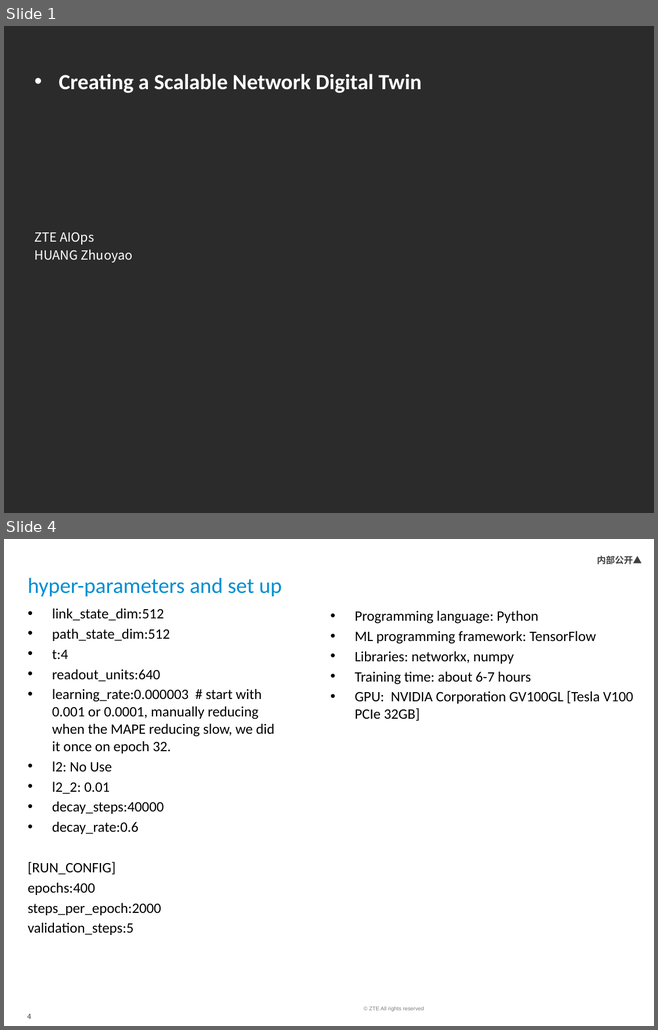
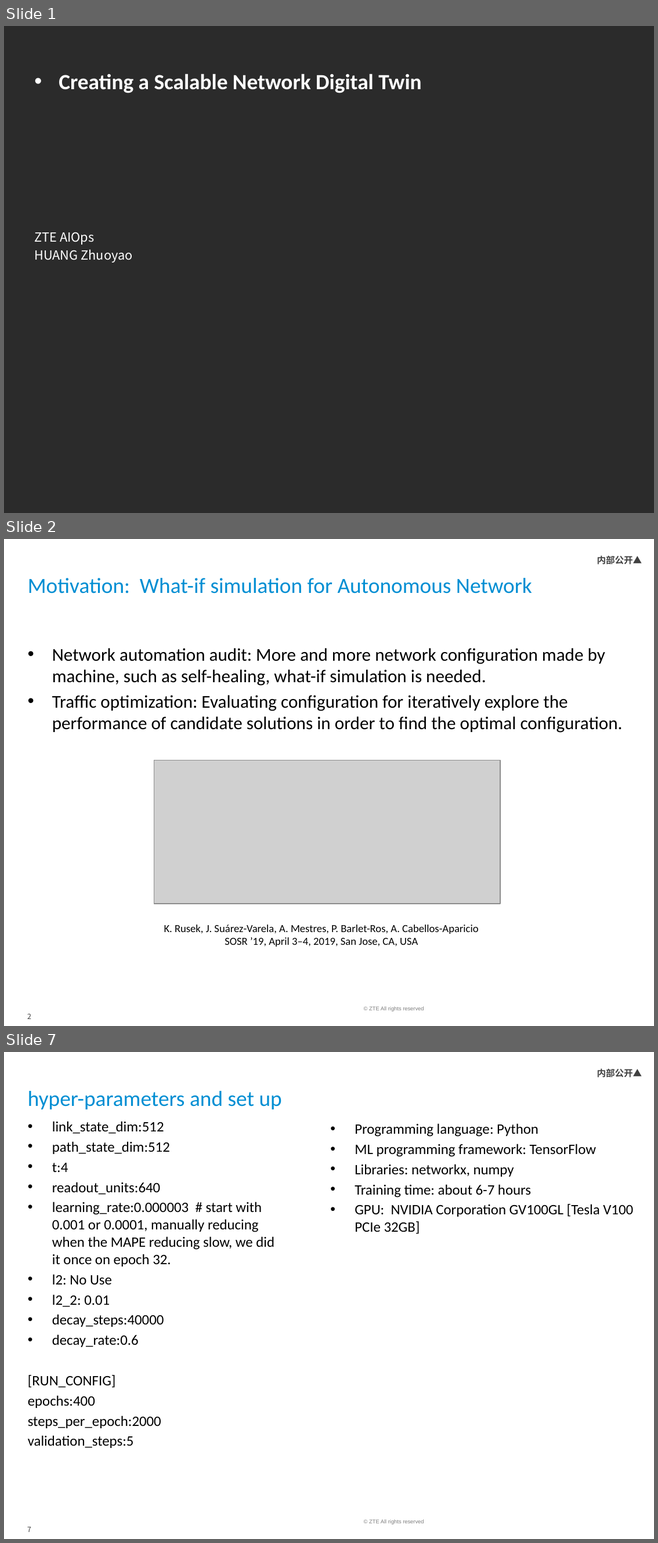
Before and after one commit to ITU-AI-ML-in-5G-Challenge/Graph-Neural-Networking-Challenge-2021-team-ZTE-AiOps, a slide deck: doc/solution from ZTE AIOps.pptx. Shown one above the other, each under a label of ours: slides 1 and 4 before the commit, slides 1, 2 and 7 after it; the slides between them are not shown. The pictures are 658x1030 and 658x1543 pixels, drawn with LibreOffice and Linux fonts; fonts in the diff are those of the drawing; grey boxes stand for pictures; background and template pictures are left out; a plain dark background stands for a picture behind light text. Boxes give left, top, right and bottom in pixels: in the first picture for what was removed or moved away, otherwise in the second. Text is boxed around its words. In the diff, an @@ line names an element or a change of style, - is before the commit and + after.

```diff
--- a/doc/solution from ZTE AIOps.pptx
+++ b/doc/solution from ZTE AIOps.pptx
@@ slide 2 added at (4,539,654,1026), background #FFFFFF; not listed: 3 template elements that a slide beside it also shows @@
@@ title added at (28,578,532,594), 24 pt, text #008ED3 @@
+Motivation: What-if simulation for Autonomous Network
@@ text added at (52,648,622,733), 20 pt, text #000000 @@
+• Network automation audit: More and more network configuration made by machine, such as self-healing, what-if simulation is needed.
+• Traffic optimization: Evaluating configuration for iteratively explore the performance of candidate solutions in order to find the optimal configuration.
@@ picture added at (154,761,500,904) @@
@@ text added at (164,925,478,947), 12 pt, text #000000 @@
+K. Rusek, J. Suárez-Varela, A. Mestres, P. Barlet-Ros, A. Cabellos-Aparicio
+SOSR ’19, April 3–4, 2019, San Jose, CA, USA
@@ what was slide 4 is now slide 7 @@
@@ page number at (27,1527,31,1532): text changed @@
-4
+7
```
Also in this commit, not shown: 2 slides changed, 2 other slides added.
